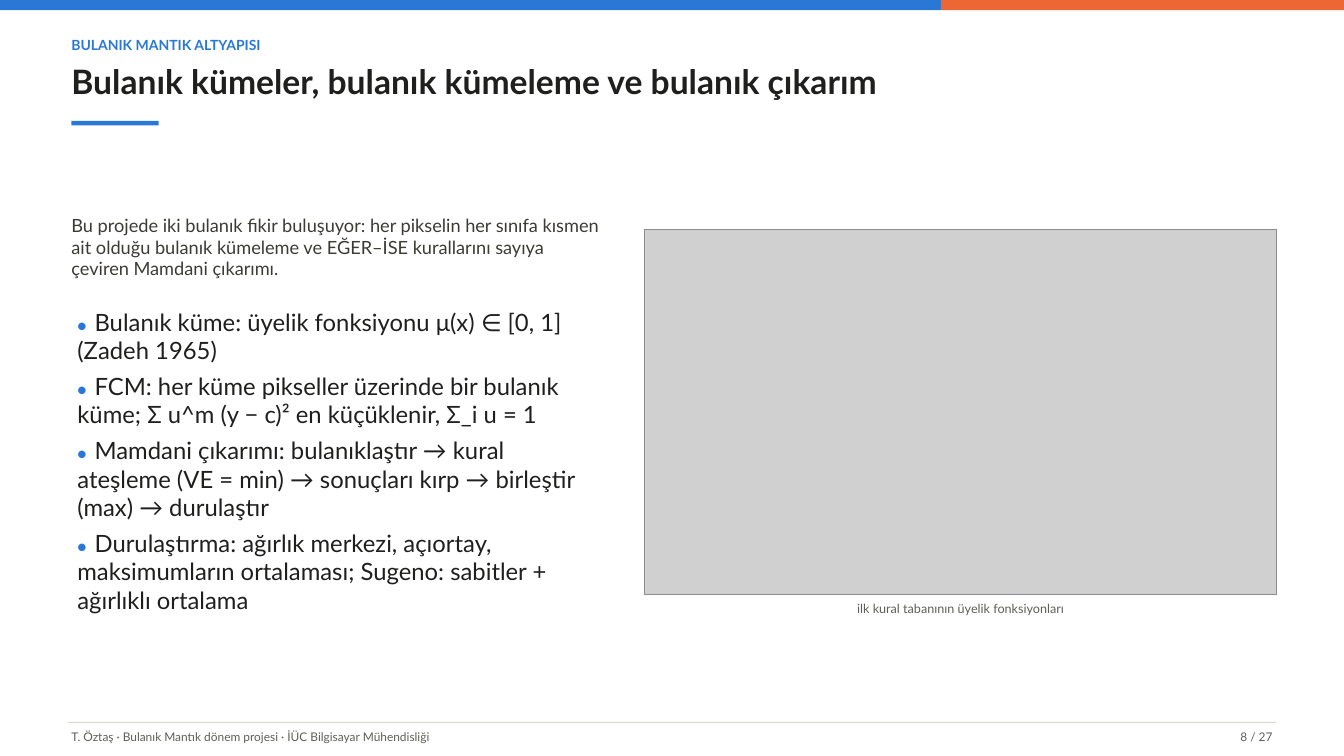
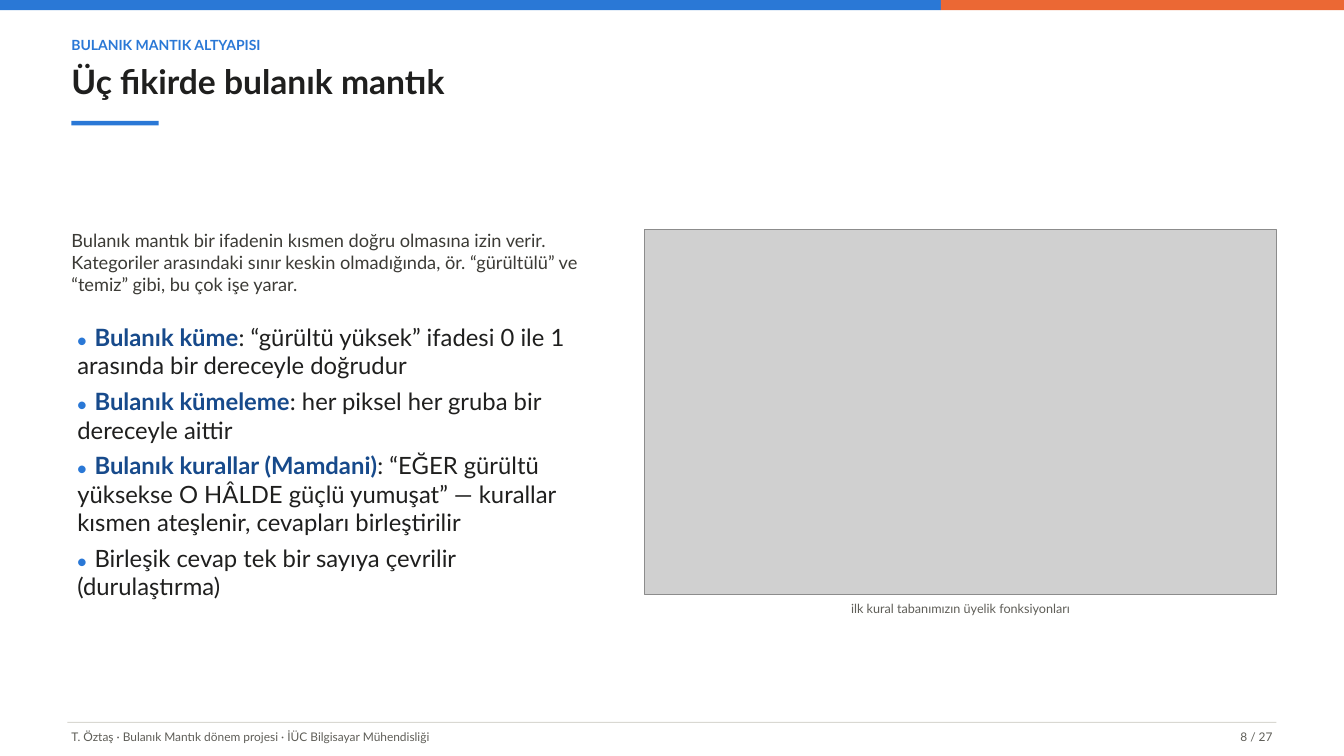
Before and after one commit to tarikoztas/fuzzy-logic-project, a slide deck: slide 8 of presentation/presentation_tr.pptx. Drawn at 1344x756 pixels with LibreOffice and Linux fonts; fonts in the diff are those of the drawing; grey boxes stand for pictures. Boxes give left, top, right and bottom in pixels: in the first picture for what was removed or moved away, otherwise in the second. Text is boxed around its words. In the diff, an @@ line names an element or a change of style, - is before the commit and + after.

```diff
--- a/presentation/presentation_tr.pptx
+++ b/presentation/presentation_tr.pptx
@@ text at <box>71,65,444,100</box>: text changed @@
-Bulanık kümeler, bulanık kümeleme ve bulanık çıkarım
+Üç fikirde bulanık mantık
@@ text at <box>71,233,578,295</box>: text changed @@
-Bu projede iki bulanık fikir buluşuyor: her pikselin her sınıfa kısmen ait olduğu bulanık kümeleme ve EĞER–İSE kurallarını sayıya çeviren Mamdani çıkarımı.
+Bulanık mantık bir ifadenin kısmen doğru olmasına izin verir. Kategoriler arasındaki sınır keskin olmadığında, ör. “gürültülü” ve “temiz” gibi, bu çok işe yarar.
@@ text at <box>77,328,565,600</box>: text changed @@
-● Bulanık küme: üyelik fonksiyonu μ(x) ∈ [0, 1] (Zadeh 1965)
-● FCM: her küme pikseller üzerinde bir bulanık küme; Σ u^m (y − c)² en küçüklenir, Σ_i u = 1
-● Mamdani çıkarımı: bulanıklaştır → kural ateşleme (VE = min) → sonuçları kırp → birleştir (max) → durulaştır
-● Durulaştırma: ağırlık merkezi, açıortay, maksimumların ortalaması; Sugeno: sabitler + ağırlıklı ortalama
+● Bulanık küme: “gürültü yüksek” ifadesi 0 ile 1 arasında bir dereceyle doğrudur
+● Bulanık kümeleme: her piksel her gruba bir dereceyle aittir
+● Bulanık kurallar (Mamdani): “EĞER gürültü yüksekse O HÂLDE güçlü yumuşat” — kurallar kısmen ateşlenir, cevapları birleştirilir
+● Birleşik cevap tek bir sayıya çevrilir (durulaştırma)
@@ text at <box>851,603,1070,615</box>: text changed @@
-ilk kural tabanının üyelik fonksiyonları
+ilk kural tabanımızın üyelik fonksiyonları
```
Also in this commit, not shown: 20 other slides changed, 1 slide added, 1 slide removed, 13 other files.
